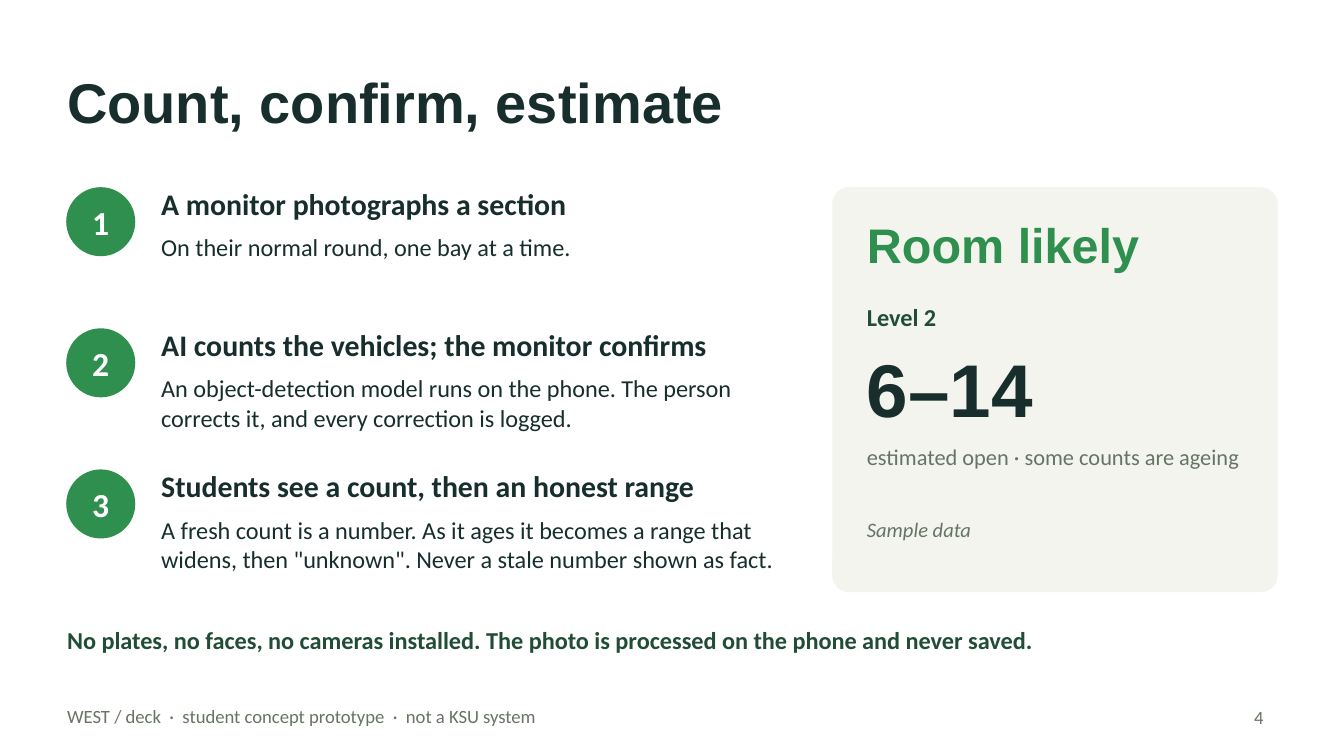
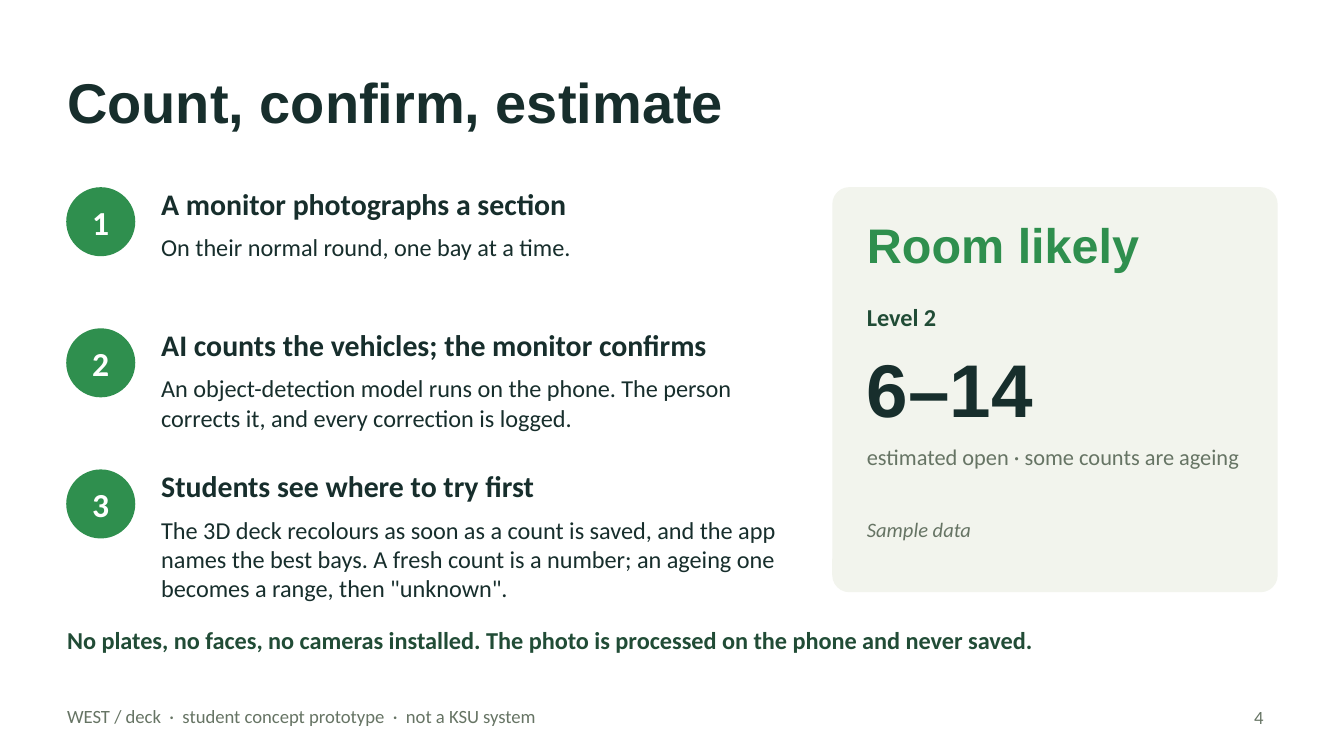
Before and after one commit to boots59/park.ai, a slide deck: slide 4 of submission/WEST-deck-pitch-DRAFT.pptx. Drawn at 1344x756 pixels with LibreOffice and Linux fonts; fonts in the diff are those of the drawing. Boxes give left, top, right and bottom in pixels: in the first picture for what was removed or moved away, otherwise in the second. Text is boxed around its words. In the diff, an @@ line names an element or a change of style, - is before the commit and + after.

```diff
--- a/submission/WEST-deck-pitch-DRAFT.pptx
+++ b/submission/WEST-deck-pitch-DRAFT.pptx
@@ text at [161,476,534,502]: text changed @@
-Students see a count, then an honest range
+Students see where to try first
@@ text at [161,522,775,601]: text changed @@
-A fresh count is a number. As it ages it becomes a range that widens, then "unknown". Never a stale number shown as fact.
+The 3D deck recolours as soon as a count is saved, and the app names the best bays. A fresh count is a number; an ageing one becomes a range, then "unknown".
```
Also in this commit, not shown: 2 other slides changed, 10 other files.
